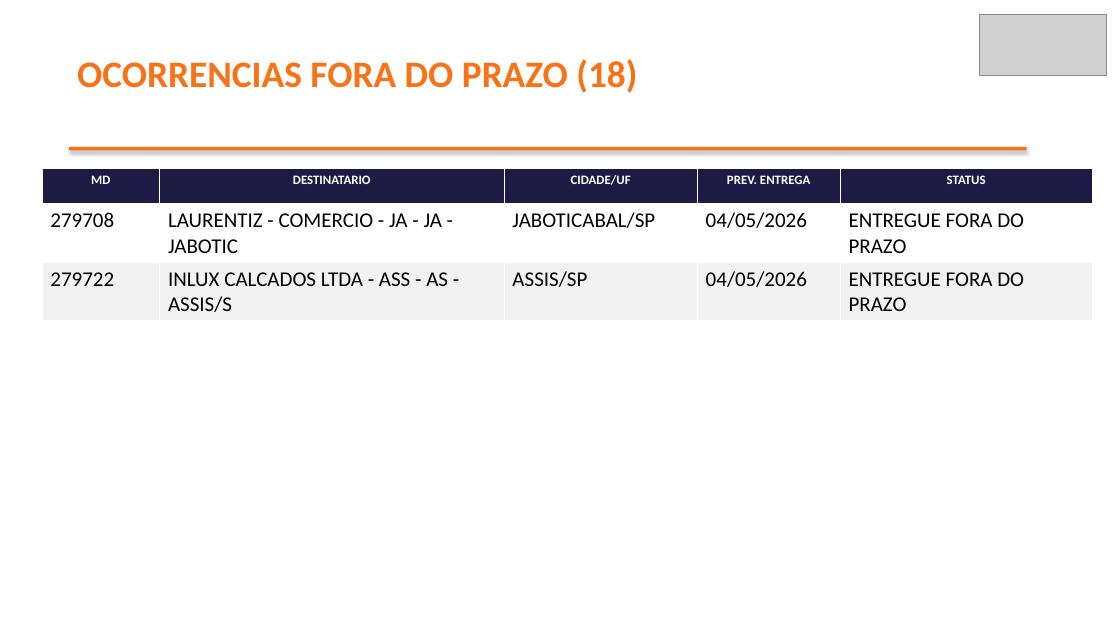
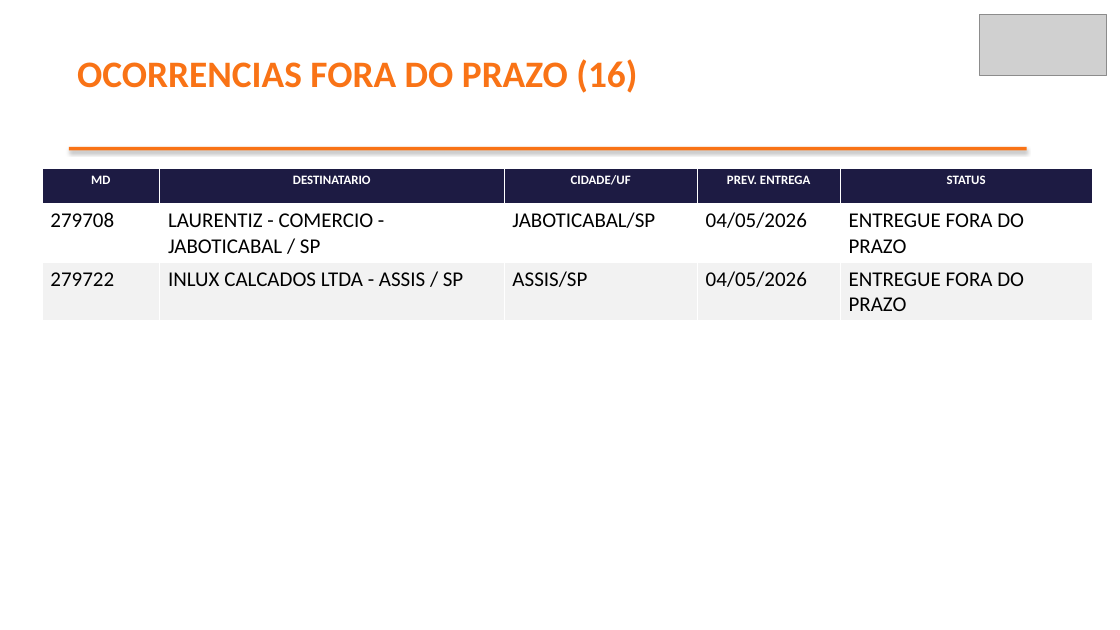
Before and after one commit to brendaelicia-sketch/PortoEX, a slide deck: slide 4 of pptx/maio_2026/SKO_COMERCIO_IMPORTACAO_E_EXP.pptx. Drawn at 1120x630 pixels with LibreOffice and Linux fonts; fonts in the diff are those of the drawing; grey boxes stand for pictures. Boxes give left, top, right and bottom in pixels: in the first picture for what was removed or moved away, otherwise in the second. Text is boxed around its words. In the diff, an @@ line names an element or a change of style, - is before the commit and + after.

```diff
--- a/pptx/maio_2026/SKO_COMERCIO_IMPORTACAO_E_EXP.pptx
+++ b/pptx/maio_2026/SKO_COMERCIO_IMPORTACAO_E_EXP.pptx
@@ text at [77, 59, 637, 93]: text changed @@
-OCORRENCIAS FORA DO PRAZO (18)
+OCORRENCIAS FORA DO PRAZO (16)
@@ table at [42, 168, 1092, 315] @@
-row 2, column 2: LAURENTIZ - COMERCIO - JA - JA - JABOTIC
+row 2, column 2: LAURENTIZ - COMERCIO - JABOTICABAL / SP
-row 3, column 2: INLUX CALCADOS LTDA - ASS - AS - ASSIS/S
+row 3, column 2: INLUX CALCADOS LTDA - ASSIS / SP
```
Also in this commit, not shown: 4 other slides changed, 1 slide added, 1 slide removed.
